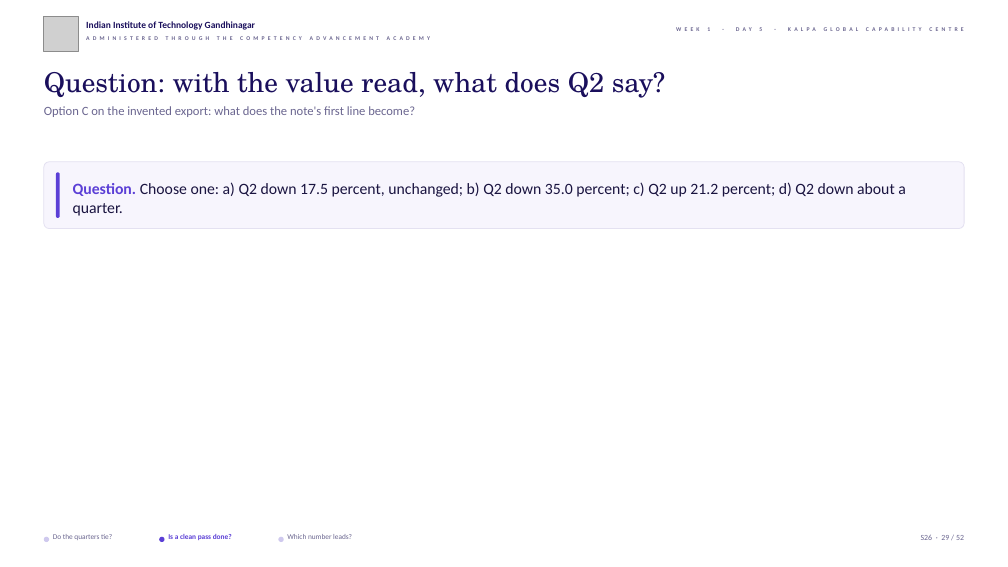
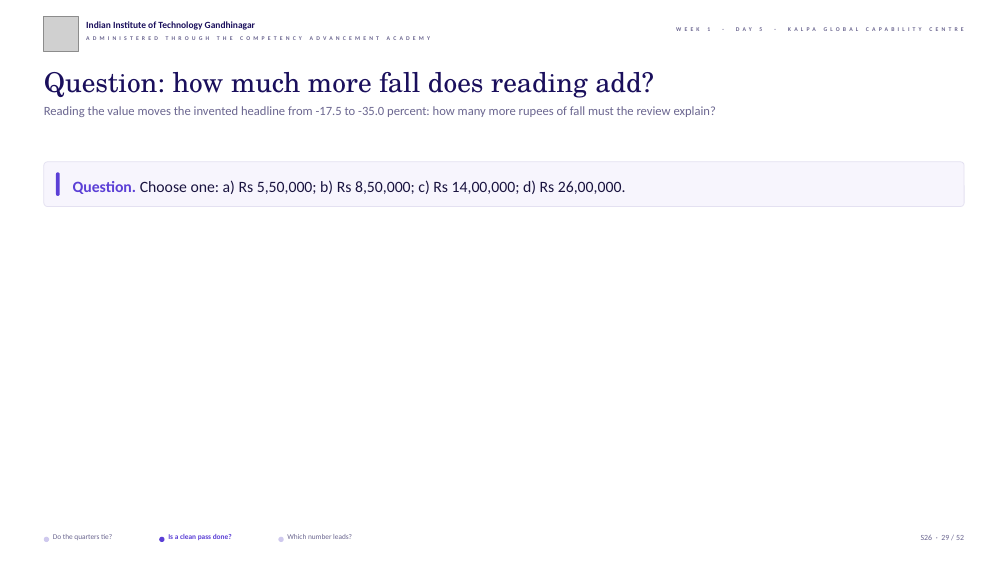
Before and after one commit to fde-academy-lab/c2-content-factory, a slide deck: slide 29 of content/W01/D5/slides/C2_W01_D05_debrief_STUDENT.pptx. Drawn at 1008x567 pixels with LibreOffice and Linux fonts; fonts in the diff are those of the drawing; grey boxes stand for pictures; background and template pictures are left out. Boxes give left, top, right and bottom in pixels: in the first picture for what was removed or moved away, otherwise in the second. Text is boxed around its words. In the diff, an @@ line names an element or a change of style, - is before the commit and + after.

```diff
--- a/content/W01/D5/slides/C2_W01_D05_debrief_STUDENT.pptx
+++ b/content/W01/D5/slides/C2_W01_D05_debrief_STUDENT.pptx
@@ text at (44,72,654,98): text changed @@
-Question: with the value read, what does Q2 say?
+Question: how much more fall does reading add?
@@ text at (44,106,716,117): text changed @@
-Option C on the invented export: what does the note's first line become?
+Reading the value moves the invented headline from -17.5 to -35.0 percent: how many more rupees of fall must the review explain?
@@ rounded rectangle: place and size @@
-rounded rectangle at (44,162,964,228)
+rounded rectangle at (44,162,964,206)
@@ rounded rectangle: place and size @@
-rounded rectangle at (56,172,60,218)
+rounded rectangle at (56,172,60,196)
@@ text at (73,180,626,194): text changed @@
-Question. Choose one: a) Q2 down 17.5 percent, unchanged; b) Q2 down 35.0 percent; c) Q2 up 21.2 percent; d) Q2 down about a quarter.
+Question. Choose one: a) Rs 5,50,000; b) Rs 8,50,000; c) Rs 14,00,000; d) Rs 26,00,000.
```
Also in this commit, not shown: 25 other slides changed, 17 other files.
